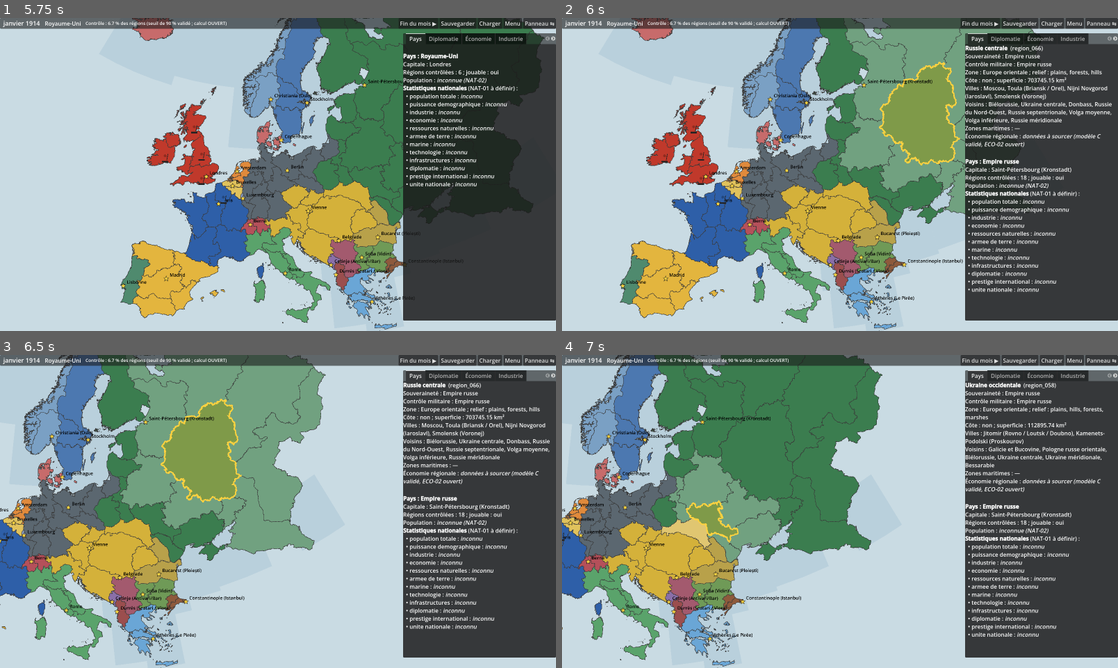
Above: before the commit, frames 1-4 (two rows, left to right).
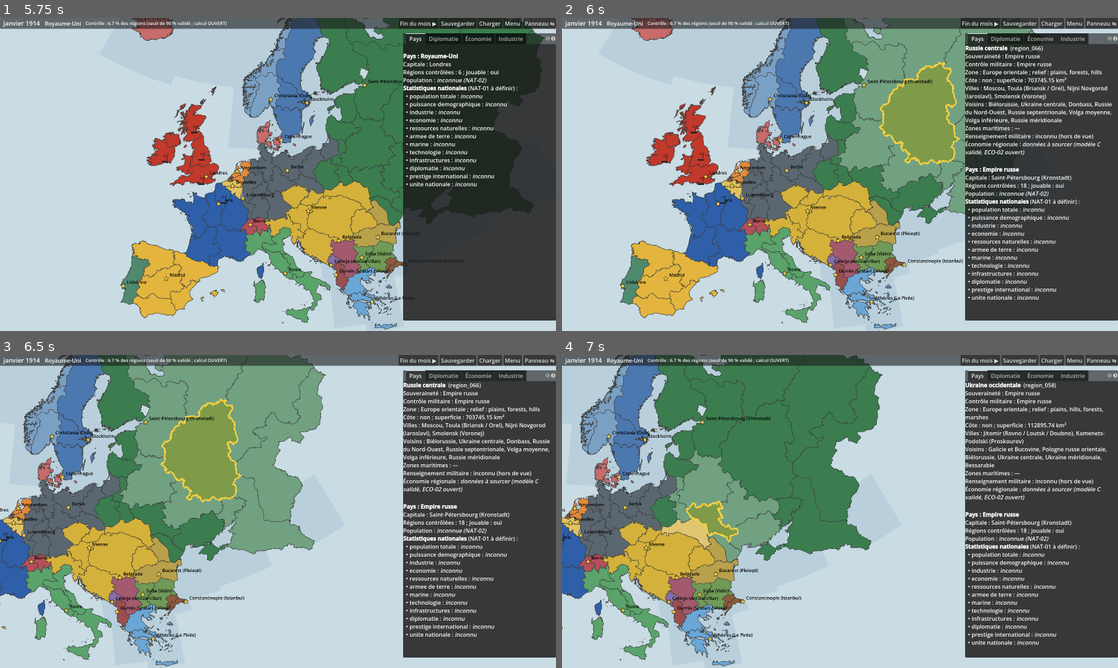
Above: after the commit, the same moments.

Repository: elielbarbucovantes-source/grand-strategy-1914
Game: Godot game, scene res://src/ui/main.tscn
The game is run twice, just before and just after one commit, with the same random seed, the same clock (stepped at 60 frames per second) and the same inputs.
Inputs (mouse positions are in pixels of both pictures, inside the frame that each line leads up to):
- Up to frame 1 (5.75 s): click "Nouvelle partie" at 0.5 s; click "Fin du mois ▶" at 1.25 s; click "Sauvegarder" at 2 s; click "Charger" at 2.75 s; click "Panneau ⇆" at 3.5 s; click "Menu" at 4.25 s; click "Nouvelle partie" at 5 s
- Up to frame 2 (6 s): tap Enter at 5.75 s; move the mouse to (962, 158) at 5.77 s; hold Right (ui_right) from 5.78 s (still down); click (962, 158) at 5.92 s
- Up to frame 3 (6.5 s): keep holding Right (ui_right)
- Up to frame 4 (7 s): release Right (ui_right) at 6.5 s; drag from (728, 527) to (812, 574) at 6.52 s

Frame 1 is identical in both runs. In frame 2, 2.9% of the frame differs, in the area x 72-97%, y 36-90%; in frame 3, 2.8%; in frame 4, 2.8%.

Commit message:
feat(intelligence): rapports datés, vieillissement et vue filtrée
- Statuts confirmed_clear/estimated/stale/unknown, fourchettes, fiabilité et péremption configurables
- Rapports de reconnaissance et de combat réinjectés dans la mémoire par nation
- Vue filtrée strictement brouillard de guerre ; UI Renseignement et page pays mises à jour
- Paramètres PROPOSÉ dans game_rules.json (aucun statut promu)

Co-Authored-By: Claude Opus 5.5 <noreply@anthropic.com>

Diff:
--- a/data/rules/game_rules.json
+++ b/data/rules/game_rules.json
@@ -47,7 +47,19 @@
   "collective_treaty_status": "Principe envisagé ; contradiction R-04 à arbitrer"
  },
  "ai": {
-  "status": "PROPOSÉ : heuristiques techniques de niveau 1, non validées comme comportement définitif",
-  "level": 1
+  "status": "PROPOSÉ : heuristiques de niveau 2 pour la conduite opérationnelle et la mobilisation, non validées comme comportement définitif",
+  "level": 2
+ },
+ "intelligence": {
+  "status": "PROPOSÉ (Phase I post-MIL-01) : renseignement militaire de campagne, exploitation et vieillissement des rapports de reconnaissance et de combat",
+  "fresh_turns": 1,
+  "stale_turns": 4,
+  "base_reliability_recon": 0.85,
+  "base_reliability_combat": 0.8,
+  "reliability_decay_per_turn": 0.18,
+  "min_reliability": 0.25,
+  "base_uncertainty": 0.15,
+  "uncertainty_per_turn": 0.12,
+  "unknown_army_default_estimate": 55000
  }
 }
--- a/src/app/game_session.gd
+++ b/src/app/game_session.gd
@@ -132,7 +132,7 @@
 	for nid: String in state.nation_order:
 		if nid == state.player_nation:
 			continue
-		orders[nid] = NationAgent.decide(IntelSystem.view_for(state, world, nid), world, rules)
+		orders[nid] = NationAgent.decide(IntelSystem.view_for(state, world, nid, rules), world, rules)
 	last_report = TurnResolver.resolve(state, world, rules, orders)
 	return last_report
 
--- a/src/domains/combat/battle_manager.gd
+++ b/src/domains/combat/battle_manager.gd
@@ -556,8 +556,9 @@
 		for army: String in b["sides"][side]["armies"]:
 			if state.formations.has(army) and state.units_of(army).is_empty():
 				_dissolve_annihilated(state, world, cr, army, rid)
-	# 5. Positions défensives conservées dans la région (état et niveau compris).
+	# 5. Positions défensives conservées dans la région (état et niveau compris) et renseignement de combat.
 	state.regions[rid]["defenses"] = b["defenses"].duplicate(true)
+	_record_post_battle_intel(state, b, winner, rid)
 	# 6. Historique.
 	var summary := "Bataille de %s%s : %s. Pertes : attaquants %d, défenseurs %d (%s)." % [world.regions[rid]["name_fr"],
 		(" (%s)" % result["engagement"]["label_fr"]) if result.has("engagement") else "",
@@ -577,23 +578,112 @@
 	return result
 
 
-## Reconnaissance en force : renseignement de l'attaquant sur ce que son camp a repéré (brouillard,
-## estimations arrondies), conservé dans la région pour chaque pays attaquant.
+## Reconnaissance en force : renseignement de l'attaquant sur ce que son camp a repéré (brouillard et
+## reconnaissance des positions adverses sur le champ, estimations arrondies jamais égales au chiffre exact),
+## conservé dans la région pour chaque pays attaquant.
 static func _record_reconnaissance(state: GameState, b: Dictionary) -> void:
-	var mem: Dictionary = b["fog"][CombatData.ATTACKERS]
-	var estimate := 0
-	for eid: String in mem:
-		estimate += int(mem[eid]["estimate"])
-	var report := {"turn": state.turn, "date": state.date_label(), "units_seen": mem.size(), "estimate": estimate,
-		"fortification_level": int(b["engagement"]["fortification_level"])}
+	var report := _build_side_intel_report(state, b, CombatData.ATTACKERS, "reconnaissance")
 	var rid: String = b["region"]
 	if not state.regions[rid].has("recon_reports"):
 		state.regions[rid]["recon_reports"] = {}
 	for n: String in b["sides"][CombatData.ATTACKERS]["nations"]:
-		state.regions[rid]["recon_reports"][n] = report.duplicate()
+		state.regions[rid]["recon_reports"][n] = report.duplicate(true)
 	b["recon_report"] = report
 	state.log_event("renseignement", "Reconnaissance en force : %d unité(s) ennemie(s) repérée(s), environ %d hommes ; tranchées de niveau %d." % [
-		mem.size(), estimate, int(report["fortification_level"])], b["sides"][CombatData.ATTACKERS]["nations"])
+		int(report["units_seen"]), int(report["estimate"]), int(report["fortification_level"])], b["sides"][CombatData.ATTACKERS]["nations"])
+
+
+## Renseignement militaire acquis au contact à l'issue d'une bataille : met à jour le rapport sur la
+## région tenue par l'adversaire (ou nettoie un rapport obsolète si la région a été conquise).
+static func _record_post_battle_intel(state: GameState, b: Dictionary, winner: String, rid: String) -> void:
+	if not Engagement.active(b):
+		return
+	var holder := CombatData.ATTACKERS if winner == CombatData.ATTACKERS else CombatData.DEFENDERS
+	var other_side := CombatData.other(holder)
+	# Le camp qui conserve ou prend la région n'y observe plus d'armée ennemie (sauf encerclement).
+	if state.regions[rid].has("recon_reports"):
+		var has_encircled_enemy := false
+		for army: String in b["sides"][other_side]["armies"]:
+			if state.formations.has(army) and state.formations[army]["region"] == rid:
+				has_encircled_enemy = true
+		if not has_encircled_enemy:
+			for n: String in b["sides"][holder]["nations"]:
+				(state.regions[rid]["recon_reports"] as Dictionary).erase(n)
+	# Le camp qui s'est retiré (ou a reconnu la position) conserve une estimation post-combat sur `rid`.
+	var is_recon := other_side == CombatData.ATTACKERS and str(b["engagement"].get("approach", "")) == "reconnaissance"
+	var src := "reconnaissance" if is_recon else "combat"
+	var rep_on_holder := _build_side_intel_report(state, b, other_side, src)
+	if int(rep_on_holder["units_seen"]) > 0:
+		if not state.regions[rid].has("recon_reports"):
+			state.regions[rid]["recon_reports"] = {}
+		for n: String in b["sides"][other_side]["nations"]:
+			state.regions[rid]["recon_reports"][n] = rep_on_holder.duplicate(true)
+		if is_recon:
+			b["recon_report"] = rep_on_holder
+	# Le camp qui tient `rid` a également combattu `other_side` : si les armées adverses se sont repliées
+	# dans une région unique, on y enregistre l'estimation issue du combat.
+	var retreat_regions: Dictionary = {}
+	for army: String in b["sides"][other_side]["armies"]:
+		if state.formations.has(army):
+			retreat_regions[state.formations[army]["region"]] = true
+	if retreat_regions.size() == 1:
+		var dest_rid: String = retreat_regions.keys()[0]
+		var rep_on_retreated := _build_side_intel_report(state, b, holder, "combat")
+		if int(rep_on_retreated["units_seen"]) > 0:
+			if not state.regions[dest_rid].has("recon_reports"):
+				state.regions[dest_rid]["recon_reports"] = {}
+			for n: String in b["sides"][holder]["nations"]:
+				state.regions[dest_rid]["recon_reports"][n] = rep_on_retreated.duplicate(true)
+
+
+## Construit un rapport d'estimation des forces du camp adverse (`target_side`) vues par `observer_side`.
+## N'utilise jamais le total administratif exact de `GameState` : combine les estimations arrondies du
+## brouillard tactique (`b["fog"]`) et l'évaluation approchée des échelons présents sur le champ.
+static func _build_side_intel_report(state: GameState, b: Dictionary, observer_side: String, source: String) -> Dictionary:
+	var target_side := CombatData.other(observer_side)
+	var mem: Dictionary = b.get("fog", {}).get(observer_side, {})
+	var spotted_estimate := 0
+	for eid: String in mem:
+		if b["units"].has(eid) and b["units"][eid]["status"] != CombatData.DESTROYED:
+			spotted_estimate += int(snappedf(float(b["units"][eid]["soldiers"]), 500.0))
+		else:
+			spotted_estimate += int(mem[eid]["estimate"])
+	var total_estimate := spotted_estimate
+	var units_seen := mem.size()
+	var exact_sum := 0
+	for uid: String in CombatData.unit_ids(b):
+		var u: Dictionary = b["units"][uid]
+		if u["side"] != target_side or u["status"] == CombatData.AVAILABLE or u["status"] == CombatData.DESTROYED:
+			continue
+		exact_sum += int(u["soldiers"])
+		if mem.has(uid):
+			continue
+		if u["status"] != CombatData.RESERVE:
+			total_estimate += int(snappedf(float(u["soldiers"]) * 0.85, 1000.0))
+			units_seen += 1
+		elif source == "reconnaissance":
+			total_estimate += int(snappedf(float(u["soldiers"]) * 0.65, 2000.0))
+			units_seen += 1
+	total_estimate = int(maxf(500.0, snappedf(float(total_estimate), 500.0)))
+	if total_estimate == exact_sum and exact_sum > 0:
+		total_estimate = maxi(500, total_estimate - 500)
+	var target_armies := 0
+	for army: String in b["sides"][target_side]["armies"]:
+		if state.formations.has(army) and not state.units_of(army).is_empty():
+			target_armies += 1
+	var fort := int(b["engagement"]["fortification_level"]) if target_side == CombatData.DEFENDERS else 0
+	return {
+		"turn": int(state.turn),
+		"date": state.date_label(),
+		"source": source,
+		"units_seen": int(units_seen),
+		"confirmed_units": int(mem.size()),
+		"armies_seen": maxi(1, target_armies),
+		"spotted_estimate": int(spotted_estimate),
+		"estimate": int(total_estimate),
+		"fortification_level": fort,
+		"enemy_nations": (b["sides"][target_side]["nations"] as Array).duplicate(),
+	}
 
 
 ## Retraite (T-043) : région nationale ou alliée, sans armée ennemie, de préférence reliée à la
--- a/src/domains/combat/combat_data.gd
+++ b/src/domains/combat/combat_data.gd
@@ -73,3 +73,8 @@
 		for uid: String in b["fog"][side]:
 			var m: Dictionary = b["fog"][side][uid]
 			m["tick"] = int(m["tick"])
+	if b.has("recon_report"):
+		var rr: Dictionary = b["recon_report"]
+		for k: String in ["turn", "units_seen", "confirmed_units", "armies_seen", "spotted_estimate", "estimate", "fortification_level"]:
+			if rr.has(k) and rr[k] != null:
+				rr[k] = int(rr[k])
--- a/src/domains/intelligence/intel_system.gd
+++ b/src/domains/intelligence/intel_system.gd
@@ -1,11 +1,33 @@
 class_name IntelSystem
 extends RefCounted
 ## Connaissance propre à chaque pays : l'IA et l'interface du joueur ne reçoivent QUE cette vue.
-## Règle technique PROPOSÉE (niveaux de renseignement à définir, INT-01/02) :
-## un pays voit les régions qu'il contrôle et leurs voisines (terre et détroits), les
-## formations qui s'y trouvent, la carte politique (contrôle et souveraineté, publics),
-## les guerres et traités publics, et les messages qui lui sont accessibles.
-## Interception, décryptage et espionnage : structures à venir (OUVERT).
+## Règle technique PROPOSÉE (Phase I post-MIL-01, INT-01) :
+## - un pays observe directement les régions qu'il contrôle et leurs voisines (terre et détroits),
+##   et y détecte la présence d'armées étrangères SANS connaître leur effectif exact (`soldiers = null`) ;
+## - les rapports de reconnaissance en force (`reconnaissance`) et de contact au combat (`combat`)
+##   fournissent une estimation datée des effectifs et des fortifications adverses ;
+## - chaque rapport vieillit mois après mois (baisse de fiabilité, élargissement de la fourchette
+##   d'incertitude, passage au statut « ancien » `stale`, puis expiration au-delà de `stale_turns`) ;
+## - une nouvelle observation remplace l'ancienne (y compris lorsqu'une région observée devient vide).
+## Interception, décryptage et espionnage : structures à venir (OUVERT, INT-02).
+
+const DEFAULT_CFG := {
+	"fresh_turns": 1,
+	"stale_turns": 4,
+	"base_reliability_recon": 0.85,
+	"base_reliability_combat": 0.80,
+	"reliability_decay_per_turn": 0.18,
+	"min_reliability": 0.25,
+	"base_uncertainty": 0.15,
+	"uncertainty_per_turn": 0.12,
+	"unknown_army_default_estimate": 55000,
+}
+
+
+static func cfg(rules: Dictionary = {}) -> Dictionary:
+	if rules.has("intelligence") and rules["intelligence"] is Dictionary:
+		return rules["intelligence"]
+	return DEFAULT_CFG
 
 
 static func visible_regions(state: GameState, world: WorldMap, nation: String) -> Dictionary:
@@ -17,27 +39,54 @@
 	return seen
 
 
-## Vue nationale filtrée : jamais l'état complet.
-static func view_for(state: GameState, world: WorldMap, nation: String) -> Dictionary:
+## Vue nationale filtrée : jamais l'état complet, jamais les effectifs réels cachés d'autrui.
+static func view_for(state: GameState, world: WorldMap, nation: String, rules: Dictionary = {}) -> Dictionary:
 	var seen := visible_regions(state, world, nation)
 	var formations: Array = []
-	for fid: String in state.sorted_formation_ids():
+	var foreign_by_region: Dictionary = {}
+	for fid: String in state.top_level_formation_ids():
 		var f: Dictionary = state.formations[fid]
-		if not state.is_top_level(f):
-			continue  # vue stratégique : armées seulement (le détail des unités relève de la bataille)
-		if f["nation"] == nation or seen.has(f["region"]):
-			formations.append({"id": f["id"], "nation": f["nation"], "region": f["region"], "echelon": f["echelon"],
-				"soldiers": state.soldiers_of(f["id"]) if f["nation"] == nation else null,
-				"engaged": state.is_engaged(f["id"]) if f["nation"] == nation else false,
-				"encircled": bool(f.get("encircled", false)) if f["nation"] == nation else false,
-				# Propre armée de la Territorial Force en service intérieur (T-054) : information propre.
-				"home_service_only": f["nation"] == nation and TerritorialForce.is_territorial(f) and f.get("service", "home") == "home"})
+		var rid: String = f["region"]
+		if f["nation"] == nation:
+			var s_val: Variant = state.soldiers_of(fid)
+			formations.append({
+				"id": fid, "nation": nation, "region": rid, "echelon": f["echelon"],
+				"soldiers": s_val,
+				"operational_soldiers": _own_operational(state, rules, fid, s_val),
+				"morale": _own_morale(state, rules, fid),
+				"supplied": bool(f.get("supplied", true)),
+				"engaged": state.is_engaged(fid),
+				"encircled": bool(f.get("encircled", false)),
+				"defensive_posture": str(f.get("defensive_posture", "hold")),
+				"home_service_only": TerritorialForce.is_territorial(f) and f.get("service", "home") == "home",
+			})
+		elif seen.has(rid):
+			formations.append({
+				"id": fid, "nation": f["nation"], "region": rid, "echelon": f["echelon"],
+				"soldiers": null, "operational_soldiers": null, "morale": null,
+				"supplied": null, "defensive_posture": null,
+				"engaged": false, "encircled": false, "home_service_only": false,
+			})
+			if not foreign_by_region.has(rid):
+				foreign_by_region[rid] = []
+			(foreign_by_region[rid] as Array).append(f["nation"])
 	var political: Dictionary = {}
-	for rid: String in state.regions:
+	var own_defenses: Dictionary = {}
+	var reg_intel: Dictionary = {}
+	var rids := state.regions.keys()
+	rids.sort()
+	for rid: String in rids:
 		political[rid] = {"controller": state.controller(rid), "sovereign": state.sovereign(rid)}
+		if state.controller(rid) == nation or seen.has(rid):
+			var own_lvl := _own_fort_level(state, nation, rid)
+			if own_lvl > 0:
+				own_defenses[rid] = own_lvl
+		reg_intel[rid] = region_intel(state, world, nation, rid, rules, seen, foreign_by_region)
 	return {
 		"nation": nation, "turn": state.turn, "visible_regions": seen, "formations": formations,
 		"political": political,
+		"own_defenses": own_defenses,
+		"region_intel": reg_intel,
 		"wars": state.wars.duplicate(true),
 		"public_mobilization": MobilizationSystem.public_view(state, {}),  # T-056 : posture et échelons, sans volumes
 		"own_forces": MobilizationSystem.summary(state, nation),  # effectifs PROPRES à ce gouvernement (T-052)
@@ -51,6 +100,162 @@
 	}
 
 
+## Renseignement militaire disponible pour `nation` sur la région `rid`.
+## Distingue :
+##   - "confirmed_clear" : région directement observée sans aucune armée étrangère ;
+##   - "estimated"       : forces estimées par un rapport récent (reconnaissance ou combat) ;
+##   - "stale"           : rapport ancien ou devenu incomplet (nouvelle armée arrivée ou perte de vue directe) ;
+##   - "unknown"         : effectifs inconnus (armée vue sans rapport, ou région hors de vue / rapport expiré).
+static func region_intel(state: GameState, world: WorldMap, nation: String, rid: String,
+		rules: Dictionary = {}, seen_in: Dictionary = {}, foreign_by_region: Dictionary = {}) -> Dictionary:
+	var seen := seen_in if not seen_in.is_empty() else visible_regions(state, world, nation)
+	var directly_observed := seen.has(rid)
+	var foreign_nations: Array = []
+	var foreign_armies := 0
+	if directly_observed:
+		if foreign_by_region.has(rid):
+			for fn: String in foreign_by_region[rid]:
+				foreign_armies += 1
+				if not foreign_nations.has(fn):
+					foreign_nations.append(fn)
+		elif foreign_by_region.is_empty():
+			for f: Dictionary in state.armies_in(rid):
+				if f["nation"] != nation:
+					foreign_armies += 1
+					if not foreign_nations.has(f["nation"]):
+						foreign_nations.append(f["nation"])
+	var icfg := cfg(rules)
+	var fresh_turns := int(icfg.get("fresh_turns", 1))
+	var stale_turns := int(icfg.get("stale_turns", 4))
+	var rep: Dictionary = state.regions[rid].get("recon_reports", {}).get(nation, {})
+	var has_rep := not rep.is_empty() and rep.has("turn") and rep.has("estimate")
+	var age := state.turn - int(rep.get("turn", -999)) if has_rep else -1
+	var valid_rep := has_rep and age >= 0 and age <= stale_turns
+	# 1. Observation directe d'une région vide d'armées étrangères : information confirmée qui prime sur un ancien rapport.
+	if directly_observed and foreign_armies == 0:
+		var known_fort := int(rep.get("fortification_level", 0)) if valid_rep else 0
+		return {
+			"status": "confirmed_clear",
+			"directly_observed": true,
+			"confirmed_presence": false,
+			"armies_seen": 0,
+			"units_seen": 0,
+			"confirmed_units": 0,
+			"estimated_soldiers": 0,
+			"estimate_min": 0,
+			"estimate_max": 0,
+			"fortification_level": known_fort,
+			"reliability": 1.0,
+			"age_turns": 0,
+			"report_turn": state.turn,
+			"report_date": state.date_label(),
+			"source": "direct_observation",
+			"nations": [],
+		}
+	# 2. Rapport de reconnaissance ou de combat non expiré.
+	if valid_rep:
+		var src := str(rep.get("source", "reconnaissance"))
+		var base_rel := float(icfg.get("base_reliability_recon", 0.85)) if src == "reconnaissance" else float(icfg.get("base_reliability_combat", 0.80))
+		var decay := float(icfg.get("reliability_decay_per_turn", 0.18))
+		var min_rel := float(icfg.get("min_reliability", 0.25))
+		var rel := clampf(base_rel - decay * float(age), min_rel, 1.0)
+		var margin := float(icfg.get("base_uncertainty", 0.15)) + float(icfg.get("uncertainty_per_turn", 0.12)) * float(age)
+		var est := int(rep["estimate"])
+		var rep_armies := maxi(1, int(rep.get("armies_seen", 1)))
+		if directly_observed and foreign_armies > rep_armies:
+			# De nouvelles formations ennemies sont arrivées depuis le rapport : estimation partielle et ancienne.
+			var extra := foreign_armies - rep_armies
+			rel = maxf(min_rel, rel - 0.25 * float(extra))
+			margin += 0.25 * float(extra)
+		if not directly_observed:
+			rel = minf(rel, 0.45)
+			margin = maxf(margin, 0.35)
+		var status := "estimated" if (age <= fresh_turns and directly_observed and foreign_armies <= rep_armies and rel >= 0.50) else "stale"
+		var est_min := maxi(0, int(round(float(est) * maxf(0.10, 1.0 - margin))))
+		var est_max := int(round(float(est) * (1.0 + margin)))
+		var rep_nations: Array = foreign_nations if directly_observed else (rep.get("enemy_nations", []) as Array).duplicate()
+		return {
+			"status": status,
+			"directly_observed": directly_observed,
+			"confirmed_presence": directly_observed and foreign_armies > 0,
+			"armies_seen": foreign_armies if directly_observed else rep_armies,
+			"units_seen": int(rep.get("units_seen", 0)),
+			"confirmed_units": int(rep.get("confirmed_units", rep.get("units_seen", 0))),
+			"estimated_soldiers": est,
+			"estimate_min": est_min,
+			"estimate_max": est_max,
+			"fortification_level": int(rep.get("fortification_level", 0)),
+			"reliability": snappedf(rel, 0.01),
+			"age_turns": age,
+			"report_turn": int(rep["turn"]),
+			"report_date": str(rep.get("date", "")),
+			"source": src,
+			"nations": rep_nations,
+		}
+	# 3. Aucune estimation valide (pas de rapport, ou rapport expiré au-delà de `stale_turns`).
+	return {
+		"status": "unknown",
+		"directly_observed": directly_observed,
+		"confirmed_presence": directly_observed and foreign_armies > 0,
+		"armies_seen": foreign_armies if directly_observed else null,
+		"units_seen": null,
+		"confirmed_units": null,
+		"estimated_soldiers": null,
+		"estimate_min": null,
+		"estimate_max": null,
+		"fortification_level": null,
+		"reliability": 0.0,
+		"age_turns": null,
+		"report_turn": null,
+		"report_date": "",
+		"source": "none",
+		"nations": foreign_nations if directly_observed else [],
+	}
+
+
+static func _own_operational(state: GameState, rules: Dictionary, army_id: String, s_val: Variant) -> Variant:
+	if s_val == null:
+		return null
+	var units := state.units_of(army_id)
+	if units.is_empty():
+		return int(s_val)
+	var eff := float(rules.get("combat", {}).get("engagement", {}).get("lightly_wounded_efficiency", 0.5))
+	var total := 0.0
+	for uid: String in units:
+		var u: Dictionary = state.formations[uid]
+		var n := float(u.get("soldiers", 0))
+		var lw := clampf(float(u.get("lightly_wounded", 0)), 0.0, n)
+		total += (n - lw) + lw * eff
+	return int(round(total))
+
+
+static func _own_morale(state: GameState, rules: Dictionary, army_id: String) -> float:
+	var f: Dictionary = state.formations[army_id]
+	if f.get("morale") != null:
+		return float(f["morale"])
+	var def_m := float(rules.get("combat", {}).get("morale", {}).get("army_default", 70.0))
+	var units := state.units_of(army_id)
+	if units.is_empty():
+		return def_m
+	var sum_m := 0.0
+	var count := 0
+	for uid: String in units:
+		var m: Variant = state.formations[uid].get("morale")
+		if m != null:
+			sum_m += float(m)
+			count += 1
+	return def_m if count == 0 else sum_m / float(count)
+
+
+static func _own_fort_level(state: GameState, nation: String, rid: String) -> int:
+	var best := 0
+	var d: Dictionary = state.regions[rid].get("defenses", {})
+	for t: Dictionary in d.get("trenches", []):
+		if t.get("owner", "") == nation:
+			best = maxi(best, int(t.get("level", 0)))
+	return best
+
+
 ## Capitales (information publique).
 static func _capitals(state: GameState) -> Dictionary:
 	var out: Dictionary = {}
--- a/src/ui/game_ui.gd
+++ b/src/ui/game_ui.gd
@@ -158,6 +158,8 @@
 			neigh.append(session.world.regions[n["to"]]["name_fr"] + (" (détroit)" if n["kind"] == "strait" else ""))
 		text += "Voisins : %s\n" % ", ".join(neigh)
 		text += "Zones maritimes : %s\n" % (", ".join(session.world.maritime_links[rid]) if not (session.world.maritime_links[rid] as Array).is_empty() else "—")
+		var ri := IntelSystem.region_intel(st, session.world, st.player_nation, rid, session.rules)
+		text += "Renseignement militaire : %s\n" % _format_region_intel(ri)
 		text += "Économie régionale : [i]données à sourcer (modèle C validé, ECO-02 ouvert)[/i]\n"
 		_rich(box, text)
 	var nid := st.controller(rid) if rid != "" else st.player_nation
@@ -496,13 +498,42 @@
 
 func _page_intel() -> void:
 	var box := _clear("Renseignement")
-	var view := IntelSystem.view_for(session.state, session.world, session.state.player_nation)
+	var view := IntelSystem.view_for(session.state, session.world, session.state.player_nation, session.rules)
 	var foreign := (view["formations"] as Array).filter(func(f: Dictionary) -> bool: return f["nation"] != session.state.player_nation)
-	var t := "Vue nationale (implémentée) : %d régions observées ; %d formation(s) étrangère(s) visible(s), effectifs masqués.\n" % [(view["visible_regions"] as Dictionary).size(), foreign.size()]
+	var t := "[b]Vue nationale[/b] (brouillard de guerre strict) : %d régions observées ; %d armée(s) étrangère(s) repérée(s) aux frontières.\n" % [(view["visible_regions"] as Dictionary).size(), foreign.size()]
 	for f: Dictionary in foreign:
-		t += "  • %s en %s\n" % [_n(f["nation"]), session.world.regions[f["region"]]["name_fr"]]
+		var ri: Dictionary = view["region_intel"].get(f["region"], {})
+		t += "  • %s en %s — %s\n" % [_n(f["nation"]), session.world.regions[f["region"]]["name_fr"], _format_region_intel(ri)]
+	t += "\n[b]Rapports de reconnaissance et de combat[/b]\n"
+	var reports := 0
+	for rid: String in view["region_intel"]:
+		var ri: Dictionary = view["region_intel"][rid]
+		if ri["status"] in ["estimated", "stale"]:
+			reports += 1
+			t += "  • [b]%s[/b] : %s\n" % [session.world.regions[rid]["name_fr"], _format_region_intel(ri)]
+	if reports == 0:
+		t += "  [i]Aucun rapport de reconnaissance actif (ordonnez une approche « Reconnaissance en force » pour évaluer une position défendue).[/i]\n"
 	t += "\nInterception, décryptage, espionnage industriel : %s (INT-01/02 ouverts)." % NOT_FUNCTIONAL
 	_rich(box, t)
+
+
+func _format_region_intel(ri: Dictionary) -> String:
+	var st_code: String = ri.get("status", "unknown")
+	match st_code:
+		"confirmed_clear":
+			return "observée directement — aucune force étrangère (confirmé)"
+		"estimated", "stale":
+			var label := "estimé" if st_code == "estimated" else "[color=#d4882a]ancien[/color]"
+			var age := int(ri.get("age_turns", 0))
+			var age_txt := "ce mois-ci" if age == 0 else "il y a %d mois (%s)" % [age, str(ri.get("report_date", ""))]
+			return "%s : ~%s h (%s–%s), %d unité(s), tranchées niv. %d, fiabilité %d %%, %s" % [
+				label, _num(ri["estimated_soldiers"]), _num(ri["estimate_min"]), _num(ri["estimate_max"]),
+				int(ri.get("units_seen", 0)), int(ri.get("fortification_level", 0)),
+				int(round(100.0 * float(ri.get("reliability", 0.0)))), age_txt]
+		_:
+			if bool(ri.get("confirmed_presence", false)):
+				return "%d armée(s) présente(s) (confirmé), effectifs inconnus" % int(ri.get("armies_seen", 1))
+			return "inconnu (hors de vue)"
 
 
 func _page_events() -> void:
